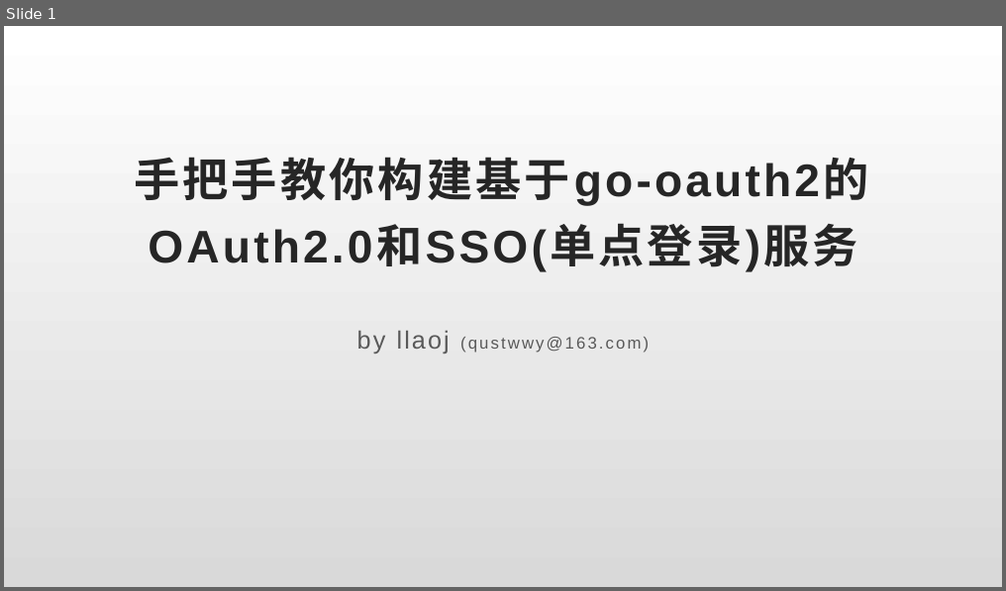
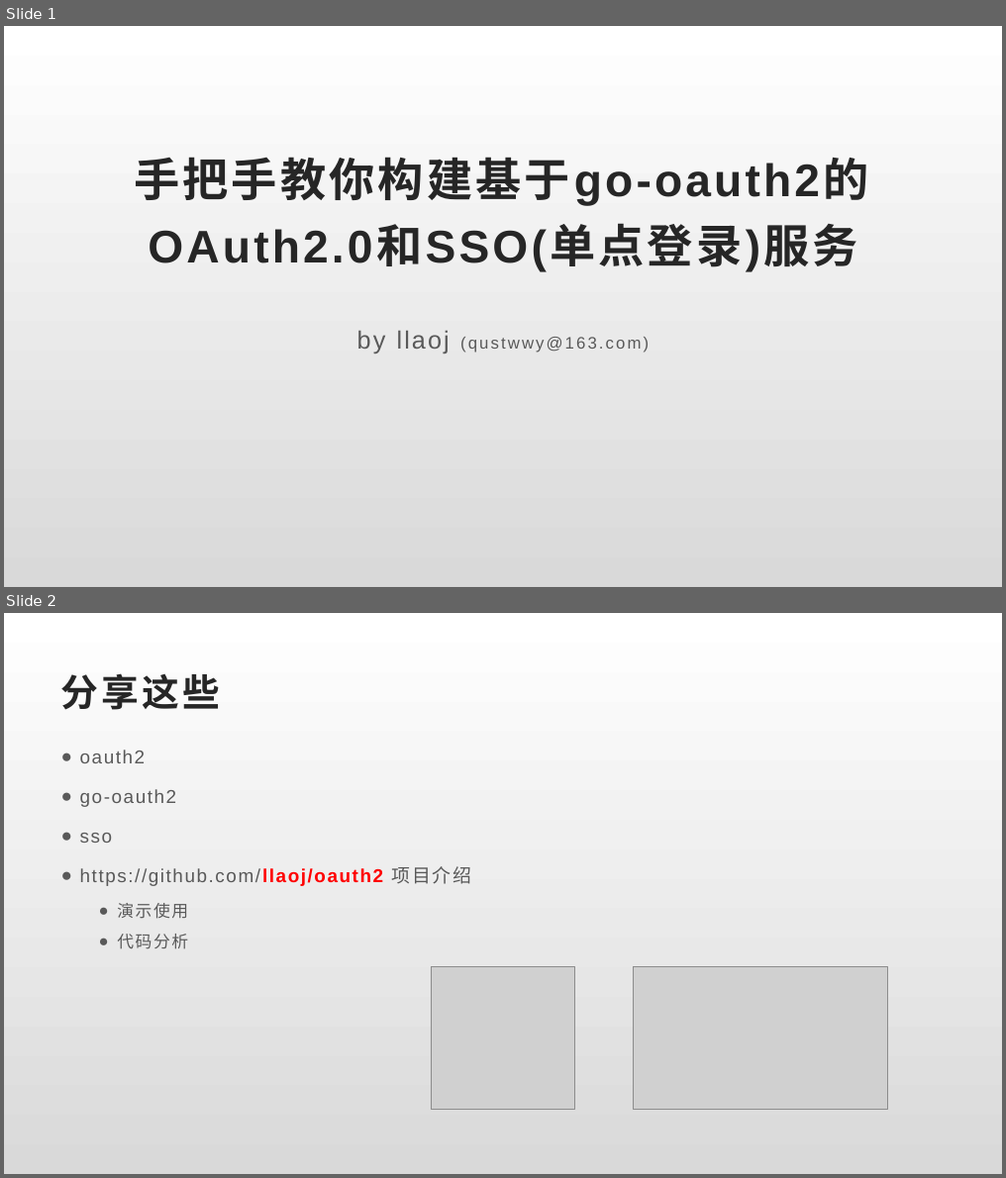
Before and after one commit to llaoj/my-share, a slide deck: gooauth/index.pptx. Shown one above the other, each under a label of ours: slide 1 before the commit, slides 1 and 2 after it. The pictures are 1006x591 and 1006x1178 pixels, drawn with LibreOffice and Linux fonts; fonts in the diff are those of the drawing; grey boxes stand for pictures. Boxes give left, top, right and bottom in pixels: in the first picture for what was removed or moved away, otherwise in the second. Text is boxed around its words. In the diff, an @@ line names an element or a change of style, - is before the commit and + after.

```diff
--- a/gooauth/index.pptx
+++ b/gooauth/index.pptx
@@ slide 2 added at bbox=[4, 613, 1002, 1174], background #FFFFFF @@
@@ title added at bbox=[61, 673, 220, 710], 36 pt, text #262626, bold @@
+分享这些
@@ text added at bbox=[80, 750, 471, 950], 18 pt, text #595959 @@
+● oauth2
+● go-oauth2
+● sso
+● https://github.com/llaoj/oauth2 项目介绍
+  ● 演示使用
+  ● 代码分析
@@ picture added at bbox=[431, 967, 575, 1110] @@
@@ picture added at bbox=[634, 967, 888, 1110] @@
```
Also in this commit, not shown: 2 slides changed, 7 other slides added, 2 slides removed.
